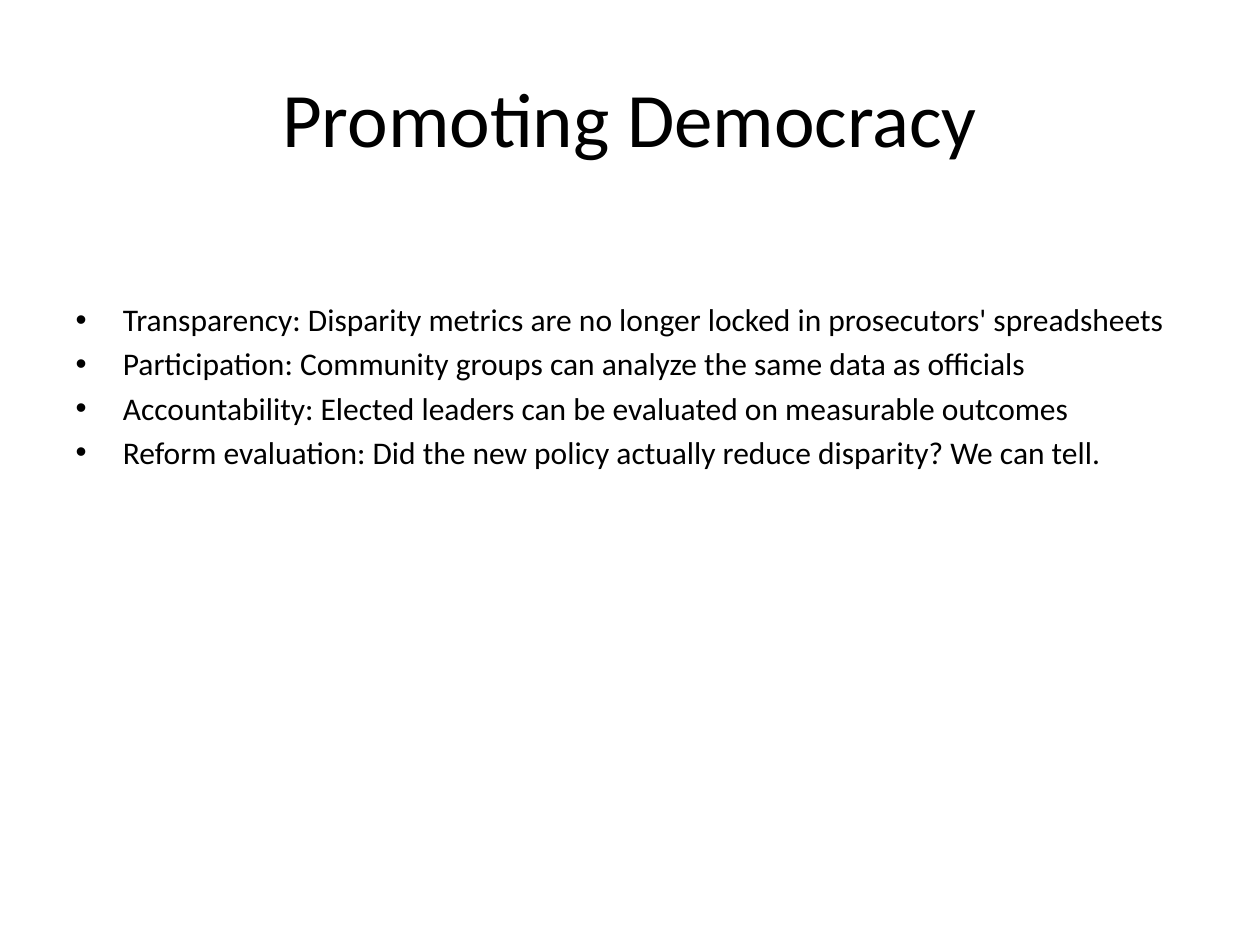
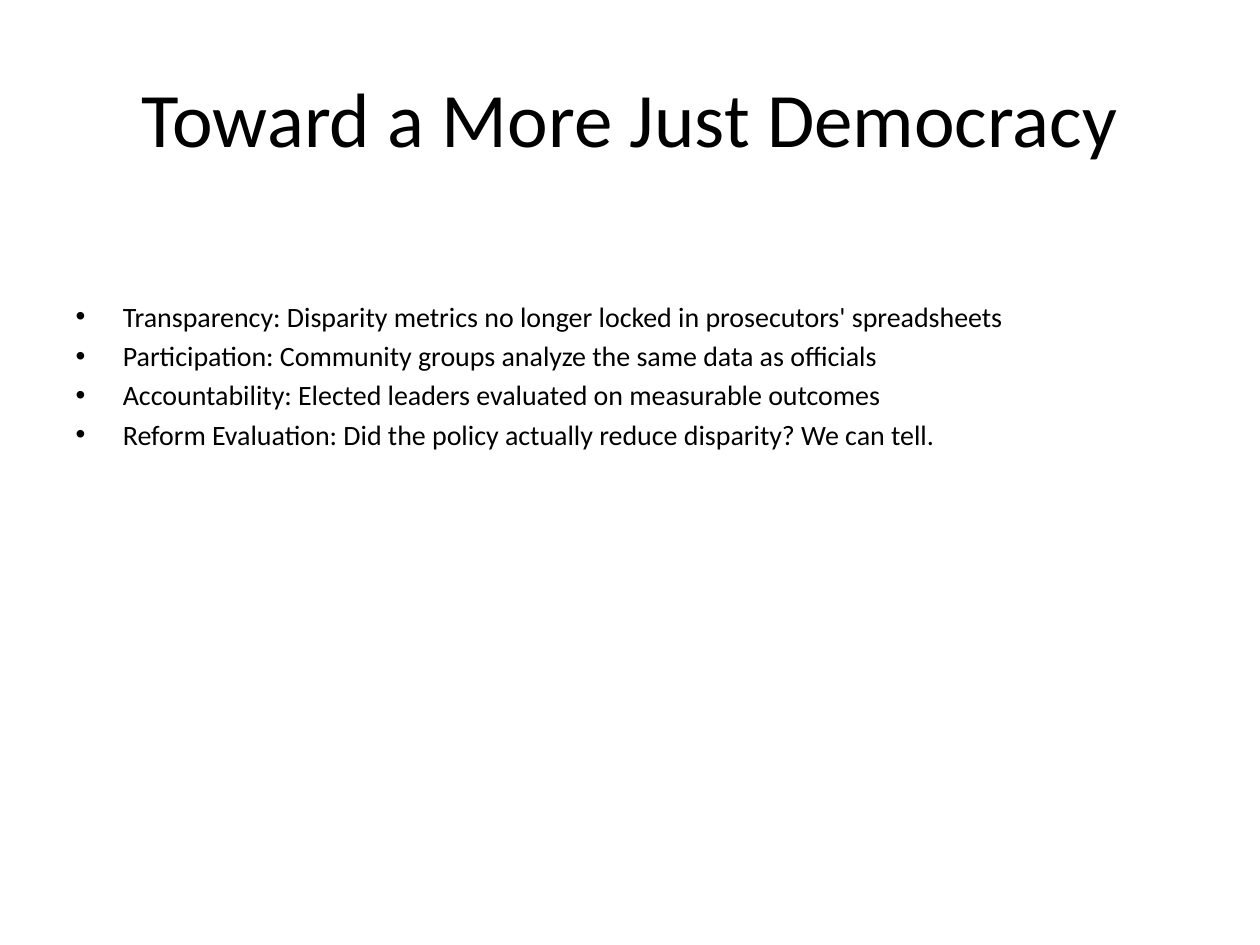
Before and after one commit to elijah/akashic-civics, a slide deck: slide 16 of presentation/akashic_civics_presentation.pptx (slide 18 before the commit). Drawn at 1260x945 pixels with LibreOffice and Linux fonts; fonts in the diff are those of the drawing. Boxes give left, top, right and bottom in pixels: in the first picture for what was removed or moved away, otherwise in the second. Text is boxed around its words. In the diff, an @@ line names an element or a change of style, - is before the commit and + after.

Commit message:
Revise presentation: restructure narrative around civic democracy arc (measurement -> accountability -> reform)

```diff
--- a/presentation/akashic_civics_presentation.pptx
+++ b/presentation/akashic_civics_presentation.pptx
@@ title at box(142, 93, 1117, 160): text changed @@
-Promoting Democracy
+Toward a More Just Democracy
@@ text at box(123, 307, 1002, 450): text changed; size 18 to 16 pt @@
-• Transparency: Disparity metrics are no longer locked in prosecutors' spreadsheets
-• Participation: Community groups can analyze the same data as officials
-• Accountability: Elected leaders can be evaluated on measurable outcomes
-• Reform evaluation: Did the new policy actually reduce disparity? We can tell.
+• Transparency: Disparity metrics no longer locked in prosecutors' spreadsheets
+• Participation: Community groups analyze the same data as officials
+• Accountability: Elected leaders evaluated on measurable outcomes
+• Reform Evaluation: Did the policy actually reduce disparity? We can tell.
```
Also in this commit, not shown: 11 other slides changed, 5 slides added, 8 slides removed, 2 other files.
